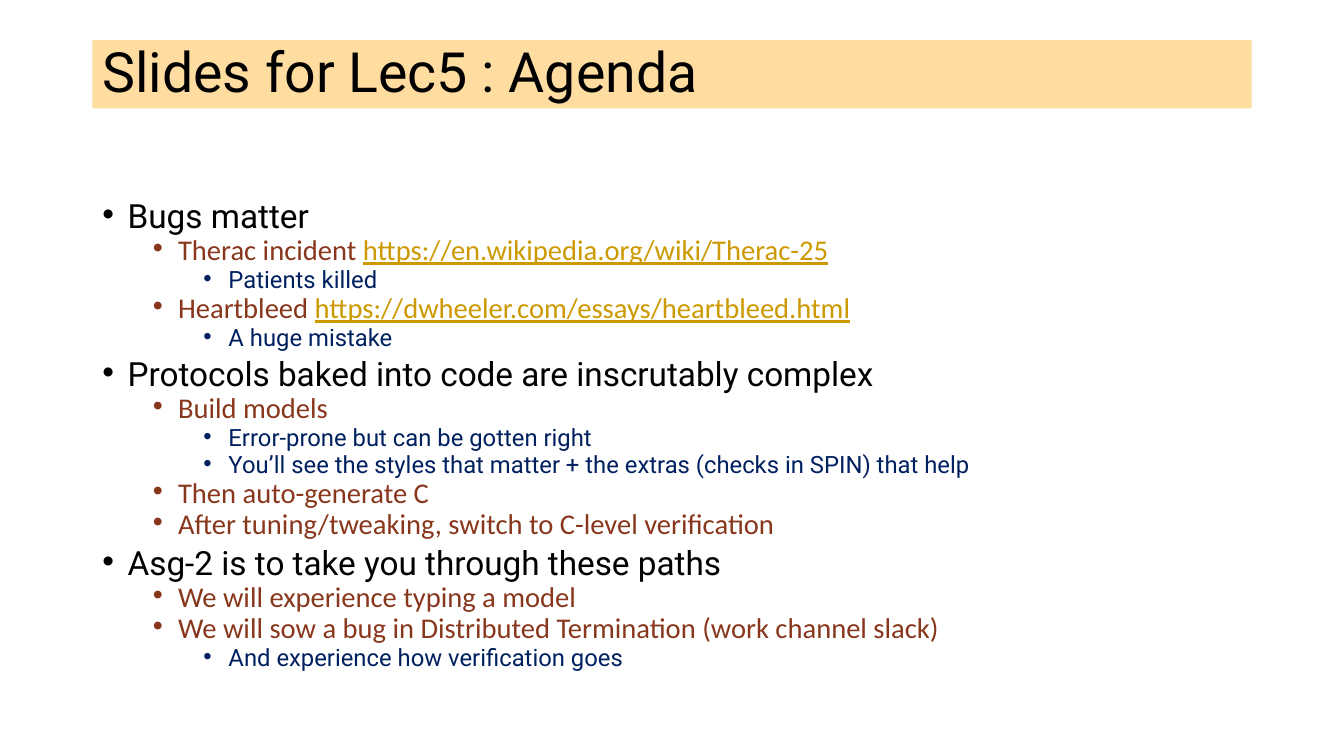
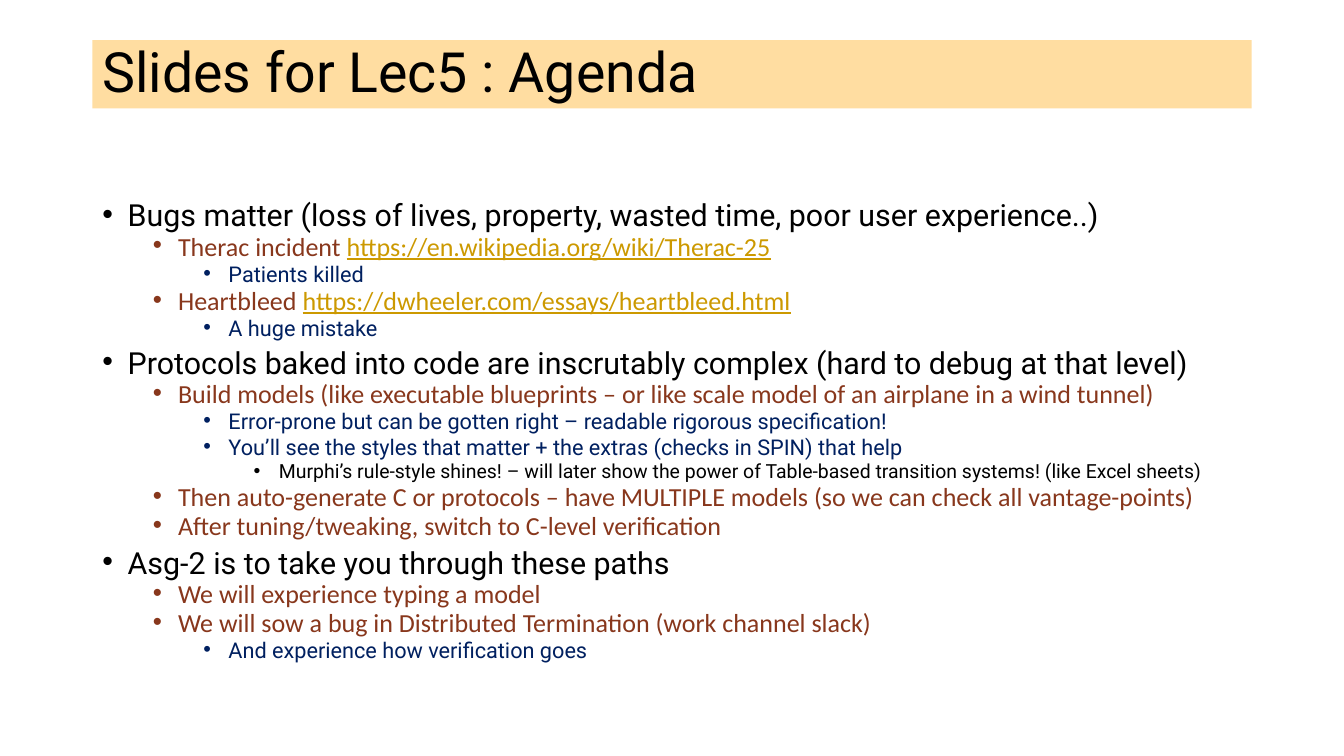
Before and after one commit to ganeshutah/cs6110s22, a slide deck: slide 2 of Lec5/Lec5.pptx. Drawn at 1344x756 pixels with LibreOffice and Linux fonts; fonts in the diff are those of the drawing. Boxes give left, top, right and bottom in pixels: in the first picture for what was removed or moved away, otherwise in the second. Text is boxed around its words. In the diff, an @@ line names an element or a change of style, - is before the commit and + after.

Commit message:
Lec5

```diff
--- a/Lec5/Lec5.pptx
+++ b/Lec5/Lec5.pptx
@@ text at <box>128,202,1099,233</box>: text changed; size 23.8 to 21.7 pt @@
-• Bugs matter
+• Bugs matter (loss of lives, property, wasted time, poor user experience..)
@@ text at <box>128,238,902,663</box>: size 20.4 to 18.6 pt in "Therac incident https://en.wikipedia.org/wiki/Therac-25", "Heartbleed https://dwheeler.com/essays/heartbleed.html", "After tuning/tweaking, switch to C-level verification", "We will experience typing a model" and 1 more places; size 17 to 15.5 pt in "Patients killed", "A huge mistake", "You’ll see the styles that matter + ...", "And experience how verification goes"; size 23.8 to 21.7 pt in "Asg-2 is to take you through these ..." @@
@@ text at <box>128,350,1187,434</box>: text changed; size 23.8 to 18.6 pt; text colour #000000 to #88371D @@
-• Protocols baked into code are inscrutably complex
-  • Build models
-    • Error-prone but can be gotten right
+• Protocols baked into code are inscrutably complex (hard to debug at that level)
+  • Build models (like executable blueprints – or like scale model of an airplane in a wind tunnel)
+    • Error-prone but can be gotten right – readable rigorous specification!
@@ text at <box>178,462,1201,511</box>: text changed; size 20.4 to 13.9 pt; font Calibri to Roboto; text colour #88371D to #000000 @@
-  • Then auto-generate C
+      • Murphi’s rule-style shines! – will later show the power of Table-based transition systems! (like Excel sheets)
+  • Then auto-generate C or protocols – have MULTIPLE models (so we can check all vantage-points)
```
Also in this commit, not shown: 2 slides added.
